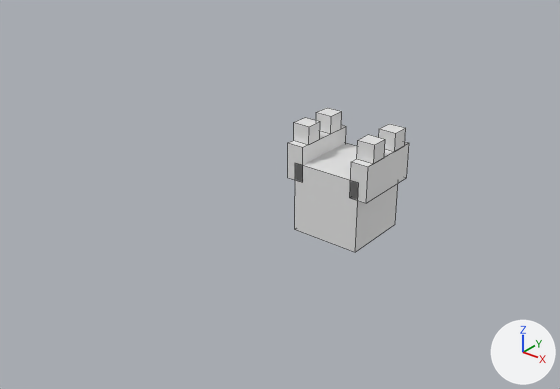
Two versions of the Blender file Unity Project/Assets/Models/WallPart.blend, one commit apart.
The view is the same before and after, from a 50 mm camera at (10.47, -15.98, 9.2) aimed at (-1.16, -1.44, 0.18). Every picture has the same lights, and +X, +Y and +Z are marked at lower right. Mesh edges are drawn as thin lines.
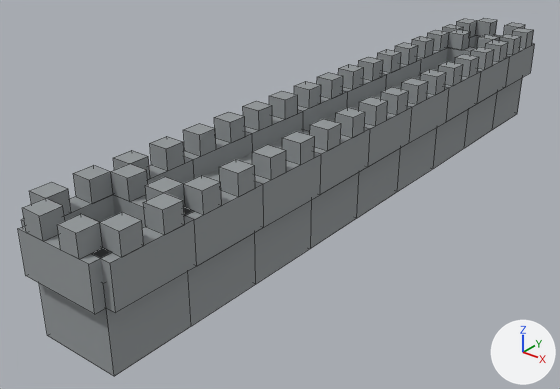
Edits to the bpy script that builds the scene:
```text
Add mat_material:
    mat_material = diffuse_material('Material')
    mat_material.base_color = (0.304, 0.325, 0.334)  # grey #969a9c
Change me_cube_004:
    remove me_cube_004.from_pydata(...)  # 56 vertices, 42 faces; spans x -1.25..1.25, y -1.0..1.0, z -1.0..2.0
    add me_cube_004.from_pydata(...)  # 480 vertices, 426 faces; spans x -1.25..17.25, y -1.25..1.25, z -1.0..2.0
    me_cube_004 part 1: a new loose piece, a box spanning x 7.25..7.75, y -1.25..-0.75, z 1.5..2.0, in mat_material (grey #969a9c)
    me_cube_004 part 2: a new loose piece, a box spanning x 8.25..8.75, y -1.25..-0.75, z 1.5..2.0, in mat_material (grey #969a9c)
    me_cube_004 part 3: a new loose piece, a box spanning x 8.25..8.75, y 0.75..1.25, z 1.5..2.0, in mat_material (grey #969a9c)
    me_cube_004 part 4: a new loose piece, a box spanning x 7.25..7.75, y 0.75..1.25, z 1.5..2.0, in mat_material (grey #969a9c)
    me_cube_004 part 5: a new loose piece, a box spanning x 9.25..9.75, y -1.25..-0.75, z 1.5..2.0, in mat_material (grey #969a9c)
    me_cube_004 part 6: a new loose piece, a box spanning x 10.25..10.75, y -1.25..-0.75, z 1.5..2.0, in mat_material (grey #969a9c)
    me_cube_004 part 7: a new loose piece, a box spanning x 10.25..10.75, y 0.75..1.25, z 1.5..2.0, in mat_material (grey #969a9c)
    me_cube_004 part 8: a new loose piece, a box spanning x 9.25..9.75, y 0.75..1.25, z 1.5..2.0, in mat_material (grey #969a9c)
    me_cube_004 part 9: a new loose piece, a box spanning x 11.25..11.75, y -1.25..-0.75, z 1.5..2.0, in mat_material (grey #969a9c)
    me_cube_004 part 10: a new loose piece, a box spanning x 12.25..12.75, y -1.25..-0.75, z 1.5..2.0, in mat_material (grey #969a9c)
    me_cube_004 part 11: a new loose piece, a box spanning x 12.25..12.75, y 0.75..1.25, z 1.5..2.0, in mat_material (grey #969a9c)
    me_cube_004 part 12: a new loose piece, a box spanning x 11.25..11.75, y 0.75..1.25, z 1.5..2.0, in mat_material (grey #969a9c)
    me_cube_004 part 13: a new loose piece, a box spanning x 13.25..13.75, y -1.25..-0.75, z 1.5..2.0, in mat_material (grey #969a9c)
    me_cube_004 part 14: a new loose piece, a box spanning x 13.25..13.75, y 0.75..1.25, z 1.5..2.0, in mat_material (grey #969a9c)
    me_cube_004 part 15: a new loose piece, a box spanning x 2.25..2.75, y -1.25..-0.75, z 1.5..2.0, in mat_material (grey #969a9c)
    me_cube_004 part 16: a new loose piece, a box spanning x 2.25..2.75, y 0.75..1.25, z 1.5..2.0, in mat_material (grey #969a9c)
    me_cube_004 part 17: a new loose piece, a box spanning x 3.25..3.75, y -1.25..-0.75, z 1.5..2.0, in mat_material (grey #969a9c)
    me_cube_004 part 18: a new loose piece, a box spanning x 4.25..4.75, y -1.25..-0.75, z 1.5..2.0, in mat_material (grey #969a9c)
    me_cube_004 part 19: a new loose piece, a box spanning x 4.25..4.75, y 0.75..1.25, z 1.5..2.0, in mat_material (grey #969a9c)
    me_cube_004 part 20: a new loose piece, a box spanning x 3.25..3.75, y 0.75..1.25, z 1.5..2.0, in mat_material (grey #969a9c)
    me_cube_004 part 21: a new loose piece, a box spanning x 5.25..5.75, y -1.25..-0.75, z 1.5..2.0, in mat_material (grey #969a9c)
    me_cube_004 part 22: a new loose piece, a box spanning x 6.25..6.75, y -1.25..-0.75, z 1.5..2.0, in mat_material (grey #969a9c)
    me_cube_004 part 23: a new loose piece, a box spanning x 6.25..6.75, y 0.75..1.25, z 1.5..2.0, in mat_material (grey #969a9c)
    me_cube_004 part 24: a new loose piece, a box spanning x 5.25..5.75, y 0.75..1.25, z 1.5..2.0, in mat_material (grey #969a9c)
    me_cube_004 part 25: a new loose piece, a box spanning x 14.75..15.25, y -1.0..1.0, z 0.5..1.5, in mat_material (grey #969a9c)
    me_cube_004 part 26: a new loose piece, a box spanning x 16.75..17.25, y -1.0..1.0, z 0.5..1.5, in mat_material (grey #969a9c)
    me_cube_004 part 27: a new loose piece of 40 vertices spanning x -1.0..17.0, y 0.75..1.25, z 0.5..1.5, in mat_material (grey #969a9c)
    me_cube_004 part 28: a new loose piece of 40 vertices spanning x -1.0..17.0, y -1.25..-0.75, z 0.5..1.5, in mat_material (grey #969a9c)
    me_cube_004 part 29: a new loose piece of 20 vertices spanning x 14.25..15.75, y -1.25..-0.25, z 1.5..2.0, in mat_material (grey #969a9c)
    me_cube_004 part 30: a new loose piece of 20 vertices spanning x 14.25..15.75, y 0.25..1.25, z 1.5..2.0, in mat_material (grey #969a9c)
    me_cube_004 part 31: a new loose piece of 14 vertices spanning x 16.25..17.25, y -1.25..-0.25, z 1.5..2.0, in mat_material (grey #969a9c)
    me_cube_004 part 32: a new loose piece of 14 vertices spanning x 16.25..17.25, y 0.25..1.25, z 1.5..2.0, in mat_material (grey #969a9c)
    me_cube_004 part 33: 68 vertices added at x -0.75..17.0, y -1.25..1.25, z -1.0..2.0
    me_cube_004 part 34: 42 faces spanning x -1.25..1.25, y -1.0..1.0, z -1.0..2.0 switch from no material to mat_material (grey #969a9c)
Change ob_cube:
    ob_cube.location: (0.0, 0.0, 0.0) -> (0.0, -8.0, 1.0)
    ob_cube.rotation_euler: (0.0, 0.0, 0.0) -> (0.0, 0.0, 1.571)  # degrees (0, 0, 0) -> degrees (0, 0, 90)
```

Boxes [x1, y1, x2, y2] around the edits, measured in the pictures (560 x 389 px):
'Cube', reshaped, moved, turned: before [288, 108, 409, 252]; after [18, 18, 535, 376]
part 1 of me_cube_004, added: after [359, 97, 388, 126]
part 2 of me_cube_004, added: after [381, 87, 409, 115]
part 3 of me_cube_004, added: after [317, 73, 343, 98]
part 4 of me_cube_004, added: after [294, 81, 321, 108]
part 5 of me_cube_004, added: after [401, 78, 428, 104]
part 6 of me_cube_004, added: after [420, 69, 446, 95]
part 7 of me_cube_004, added: after [358, 57, 383, 81]
part 8 of me_cube_004, added: after [338, 64, 364, 89]
part 9 of me_cube_004, added: after [438, 61, 463, 86]
part 10 of me_cube_004, added: after [455, 54, 479, 77]
part 11 of me_cube_004, added: after [395, 43, 418, 65]
part 12 of me_cube_004, added: after [377, 49, 401, 72]
part 13 of me_cube_004, added: after [471, 47, 494, 69]
part 14 of me_cube_004, added: after [412, 36, 434, 58]
part 15 of me_cube_004, added: after [219, 159, 255, 196]
part 16 of me_cube_004, added: after [150, 136, 185, 171]
part 17 of me_cube_004, added: after [252, 144, 286, 180]
part 18 of me_cube_004, added: after [282, 131, 315, 165]
part 19 of me_cube_004, added: after [214, 112, 245, 143]
part 20 of me_cube_004, added: after [183, 124, 216, 156]
part 21 of me_cube_004, added: after [310, 119, 341, 151]
part 22 of me_cube_004, added: after [335, 107, 365, 138]
part 23 of me_cube_004, added: after [269, 91, 298, 119]
part 24 of me_cube_004, added: after [243, 101, 272, 130]
